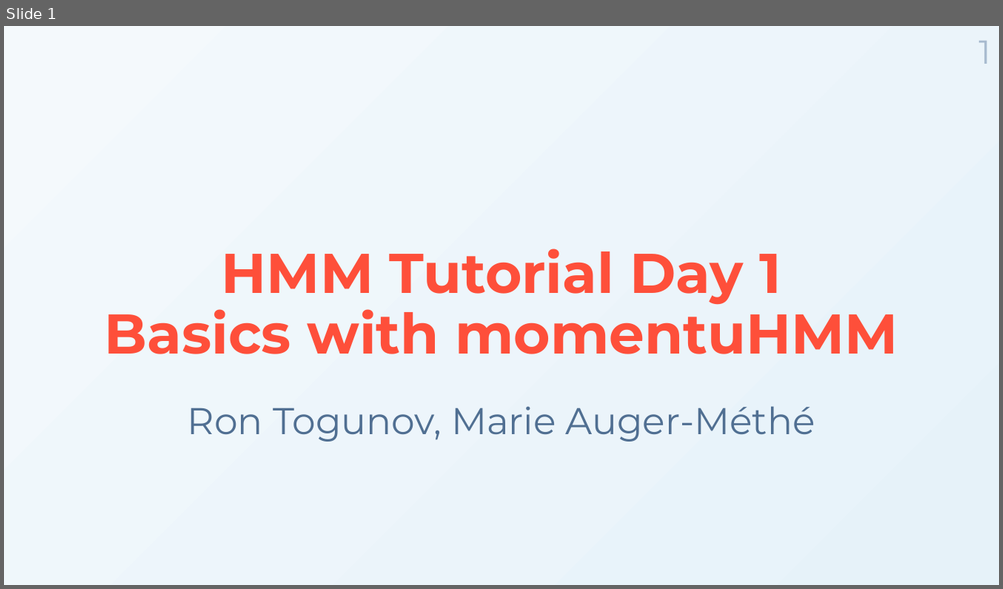
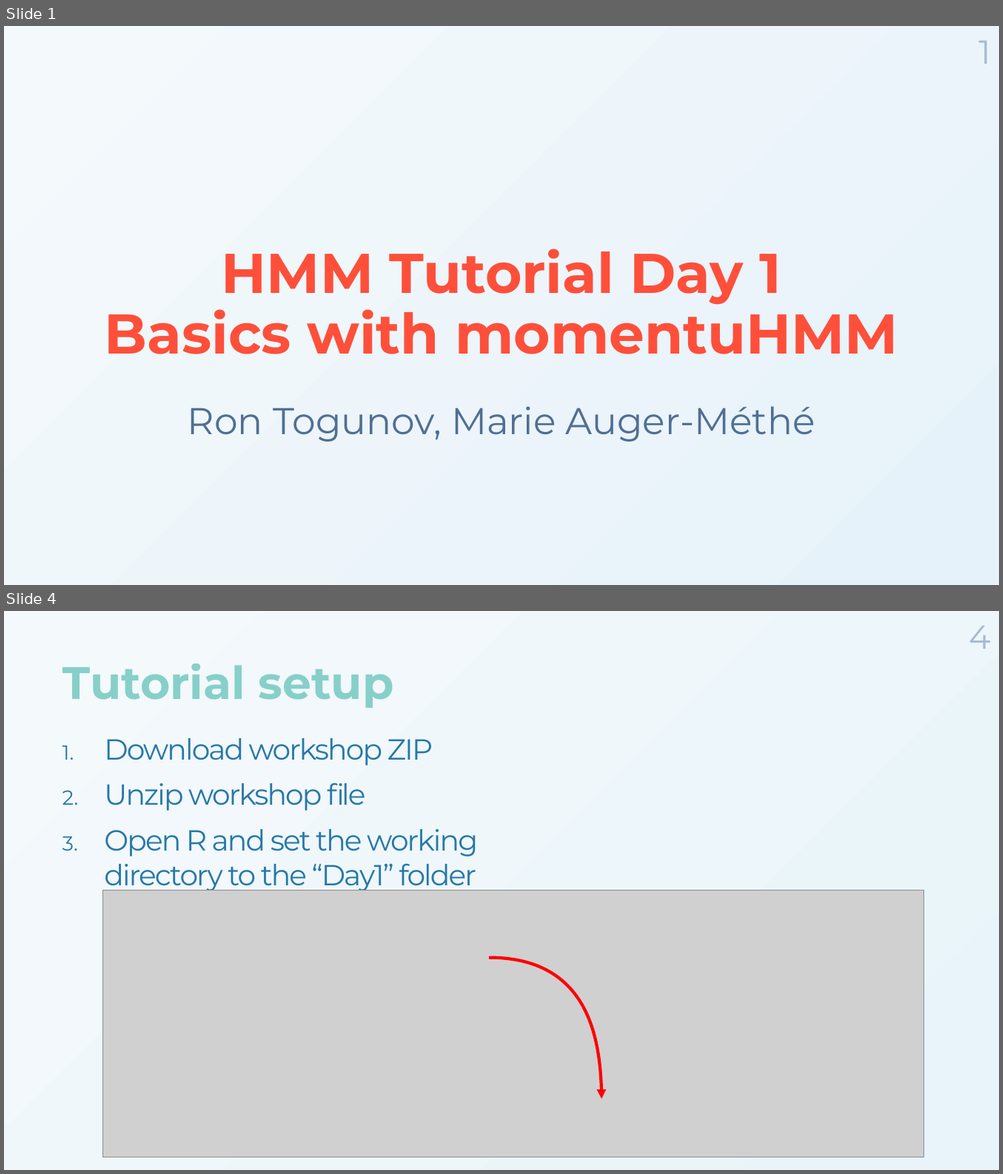
Before and after one commit to MarieAugerMethe/DFO_HMM_2022, a slide deck: Day1/HMM_Tutorial_Day1.pptx. Shown one above the other, each under a label of ours: slide 1 before the commit, slides 1 and 4 after it; the slides between them are not shown. The pictures are 1003x589 and 1003x1174 pixels, drawn with LibreOffice and Linux fonts; fonts in the diff are those of the drawing; grey boxes stand for pictures; background and template pictures are left out. Boxes give left, top, right and bottom in pixels: in the first picture for what was removed or moved away, otherwise in the second. Text is boxed around its words. In the diff, an @@ line names an element or a change of style, - is before the commit and + after.

```diff
--- a/Day1/HMM_Tutorial_Day1.pptx
+++ b/Day1/HMM_Tutorial_Day1.pptx
@@ slide 4 added at [4,611,999,1170], background gradient #F4F9FC to #E8F4FA @@
@@ page number added at [968,626,990,649], 32 pt, text #A6B9CE @@
+4
@@ title added at [62,664,394,708], 44 pt, text gradient #7BCCC4 to #0868AC, bold @@
+Tutorial setup
@@ text added at [104,738,478,893], 28 pt, text #2678A6 @@
+1. Download workshop ZIP
+2. Unzip workshop file
+3. Open R and set the working directory to the “Day1” folder
@@ picture added at [102,891,924,1158] @@
@@ freeform shape added at [489,958,602,1099], outline #FF0000 3 pt @@
```
Also in this commit, not shown: 7 slides changed, 6 other slides added, 2 slides removed, 7 other files.
